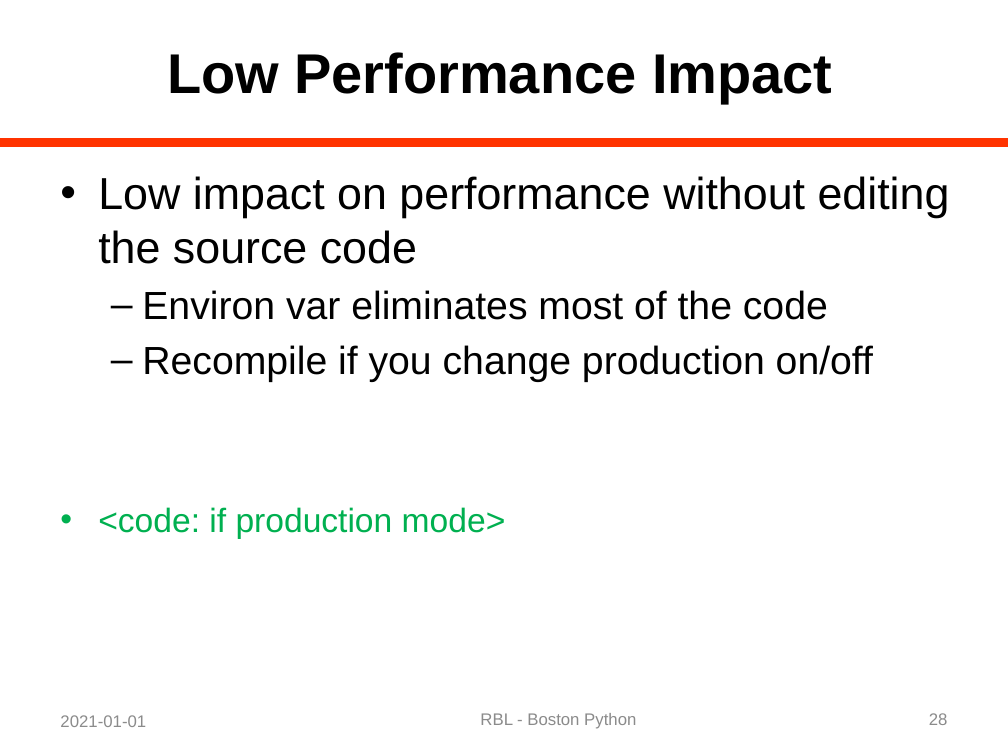
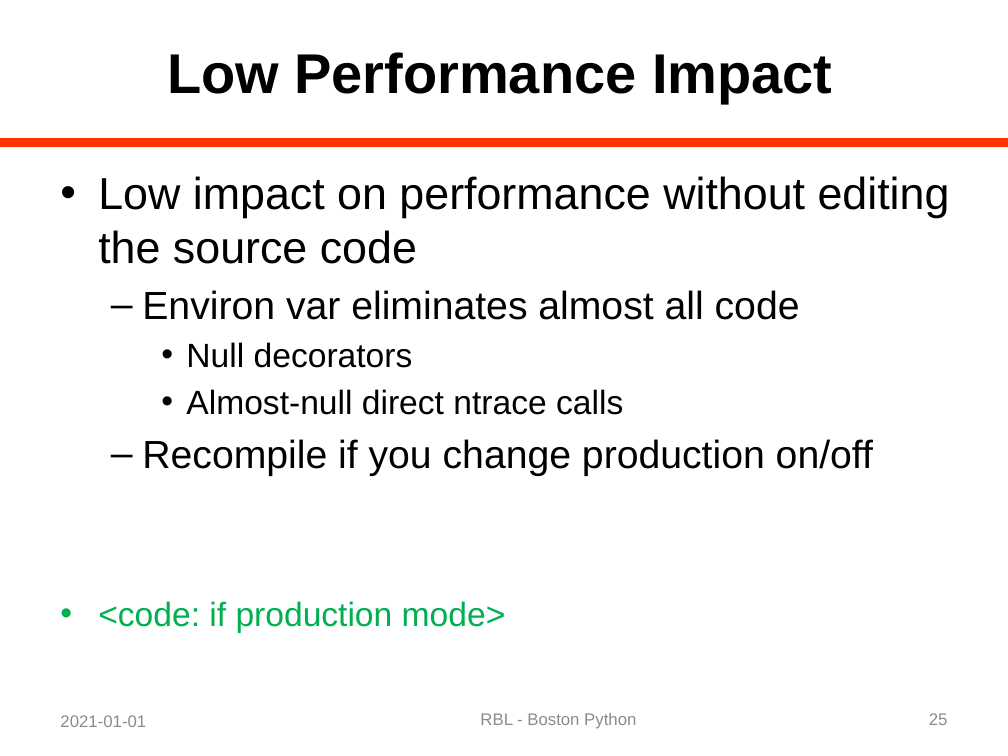
Before and after one commit to rblandau/NewTrace, a slide deck: slide 25 of docs/OfflineDebugging/A Dinosaur and a Python 02.pptx (slide 28 before the commit). Drawn at 1008x756 pixels with LibreOffice and Linux fonts; fonts in the diff are those of the drawing. Boxes give left, top, right and bottom in pixels: in the first picture for what was removed or moved away, otherwise in the second. Text is boxed around its words. In the diff, an @@ line names an element or a change of style, - is before the commit and + after.

```diff
--- a/docs/OfflineDebugging/A Dinosaur and a Python 02.pptx
+++ b/docs/OfflineDebugging/A Dinosaur and a Python 02.pptx
@@ text at (x1=142, y1=290, x2=800, y2=415): text changed; size 28 to 24 pt @@
-  – Environ var eliminates most of the code
+  – Environ var eliminates almost all code
+    • Null decorators
+    • Almost-null direct ntrace calls
@@ page number at (x1=929, y1=713, x2=948, y2=725): text changed @@
-28
+25
```
Also in this commit, not shown: 7 other slides changed, 4 slides added, 5 other files.
